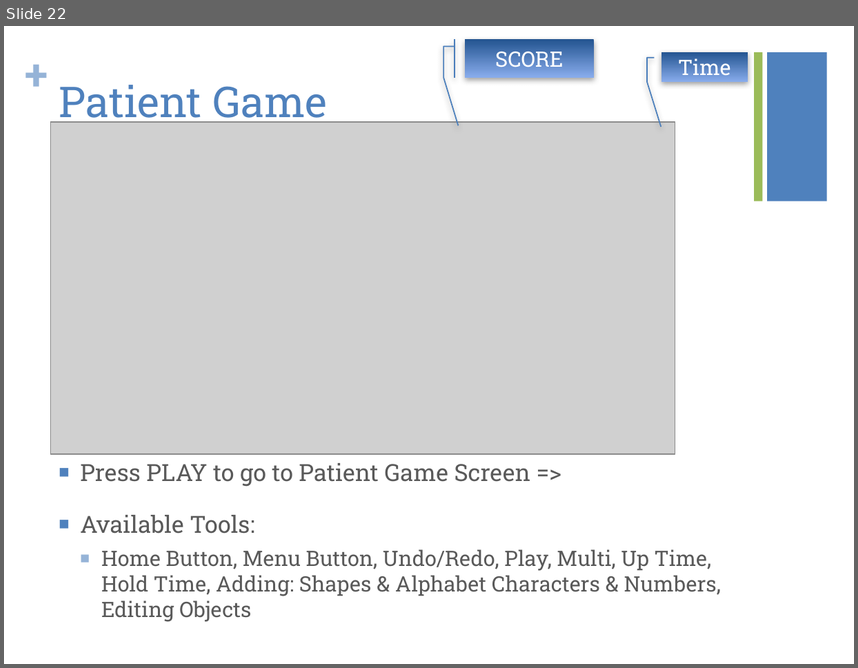
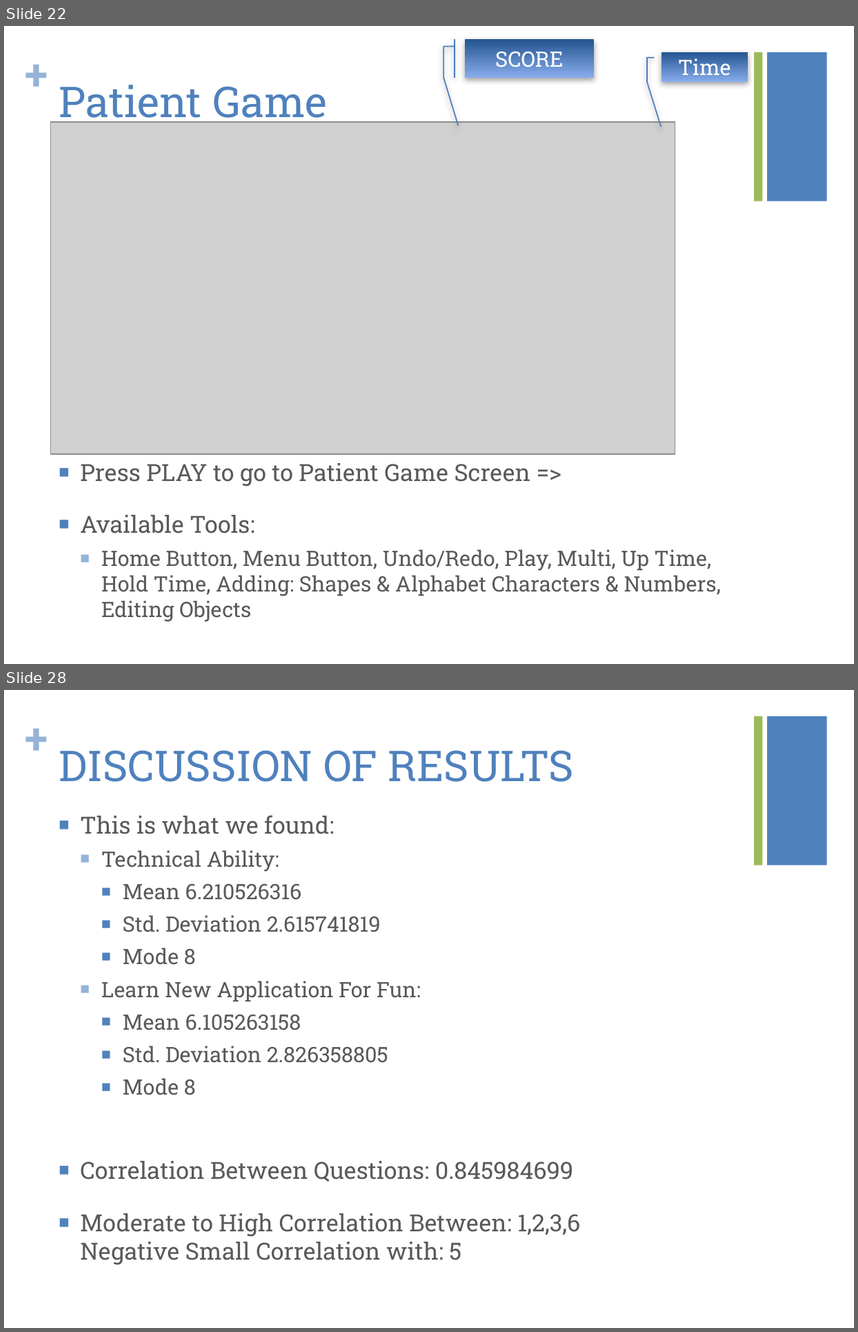
Before and after one commit to oh-team-machine/Target-Tapping, a slide deck: Documentation/CMPUT302_Pres.pptx. Shown one above the other, each under a label of ours: slide 22 before the commit, slides 22 and 28 after it; the slides between them are not shown. The pictures are 858x668 and 858x1332 pixels, drawn with LibreOffice and Linux fonts; fonts in the diff are those of the drawing; grey boxes stand for pictures. Boxes give left, top, right and bottom in pixels: in the first picture for what was removed or moved away, otherwise in the second. Text is boxed around its words. In the diff, an @@ line names an element or a change of style, - is before the commit and + after.

```diff
--- a/Documentation/CMPUT302_Pres.pptx
+++ b/Documentation/CMPUT302_Pres.pptx
@@ slide 28 added at <box>4,690,854,1328</box>, background #FFFFFF; not listed: 3 template elements that a slide beside it also shows @@
@@ title added at <box>59,750,574,782</box>, 36 pt, text #4F81BD @@
+DISCUSSION OF RESULTS
@@ text added at <box>80,815,580,1265</box>, 18 pt, text #595959 @@
+■ This is what we found:
+  ■ Technical Ability:
+    ■ Mean 6.210526316
+    ■ Std. Deviation 2.615741819
+    ■ Mode 8
+  ■ Learn New Application For Fun:
+    ■ Mean 6.105263158
+    ■ Std. Deviation 2.826358805
+    ■ Mode 8
+■ Correlation Between Questions: 0.845984699
+■ Moderate to High Correlation Between: 1,2,3,6
+  Negative Small Correlation with: 5
```
Also in this commit, not shown: 5 slides changed, 6 other slides added, 3 slides removed, 2 other files.
